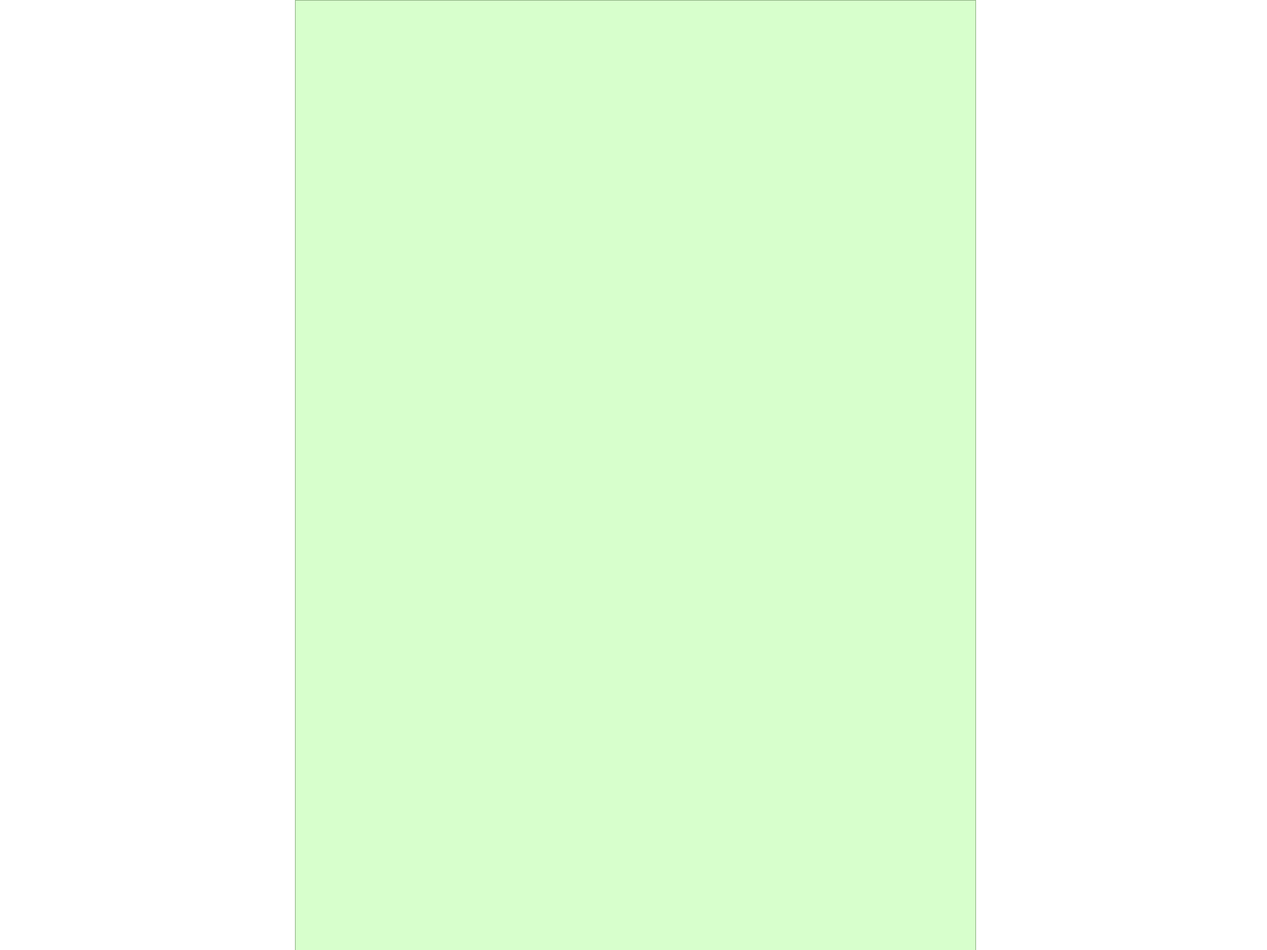
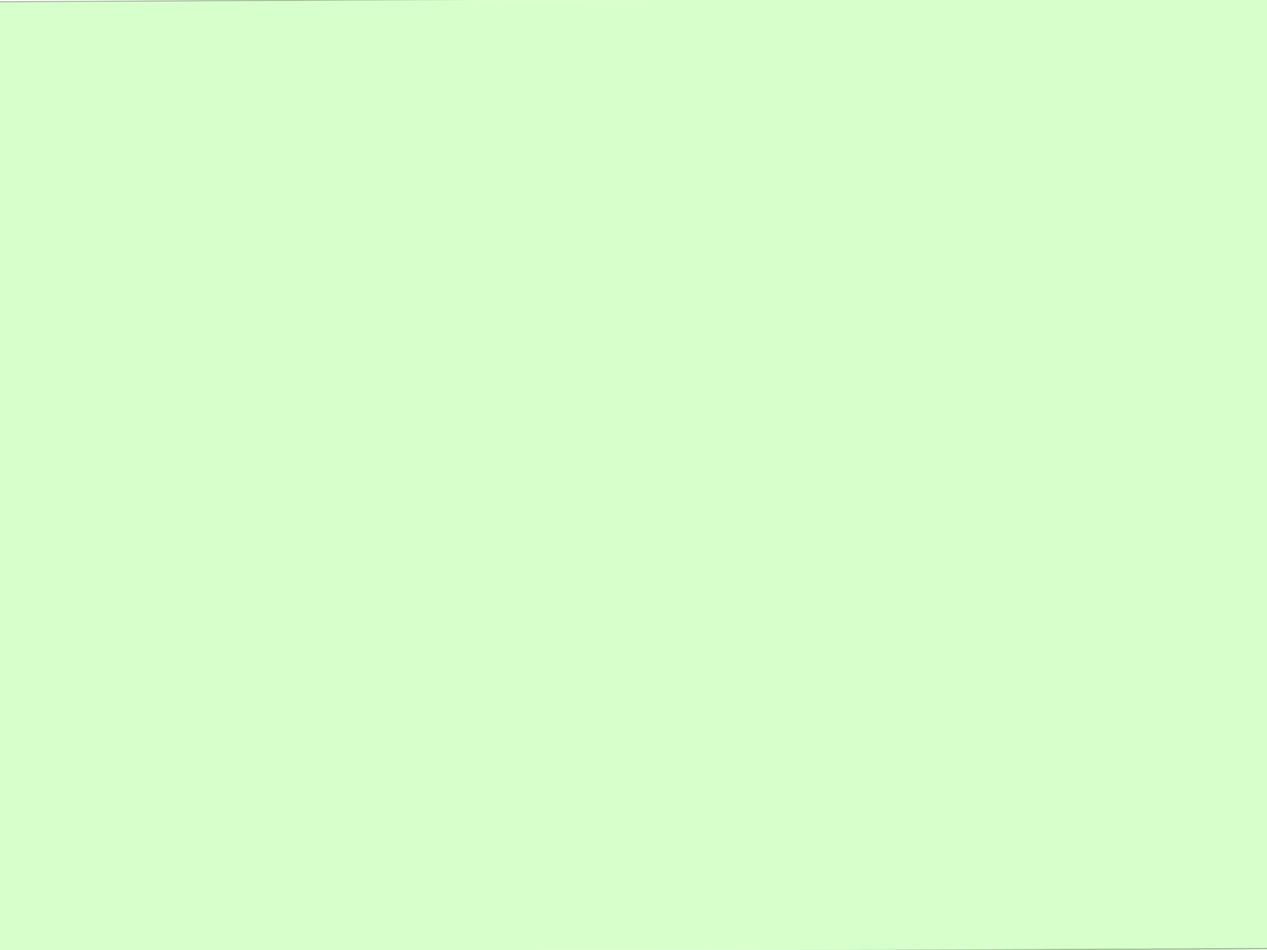
Two versions of the same layered image (1267 × 950). Layer-by-layer changes:
painted on "Rectangle 1" over [0, 0, 1267, 950]
